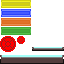
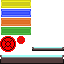
Layer changes from the first 64 × 64 image to the second:
painted on "breakouttextures.png" over [1, 37, 15, 51]
